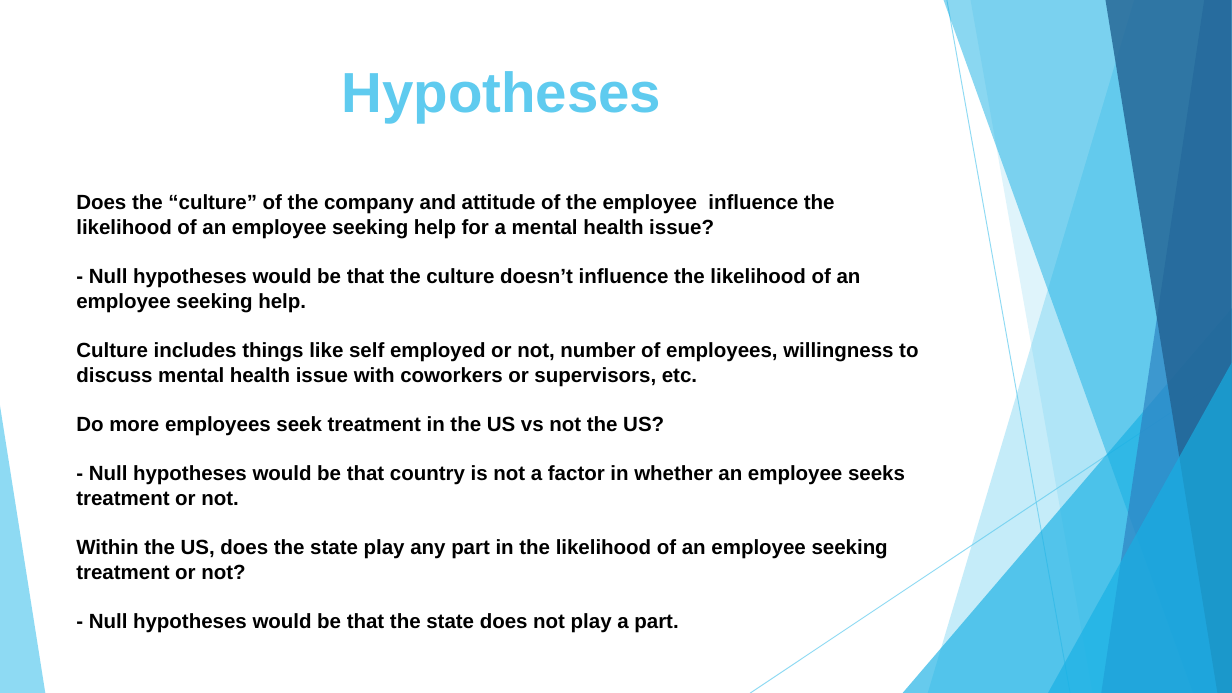
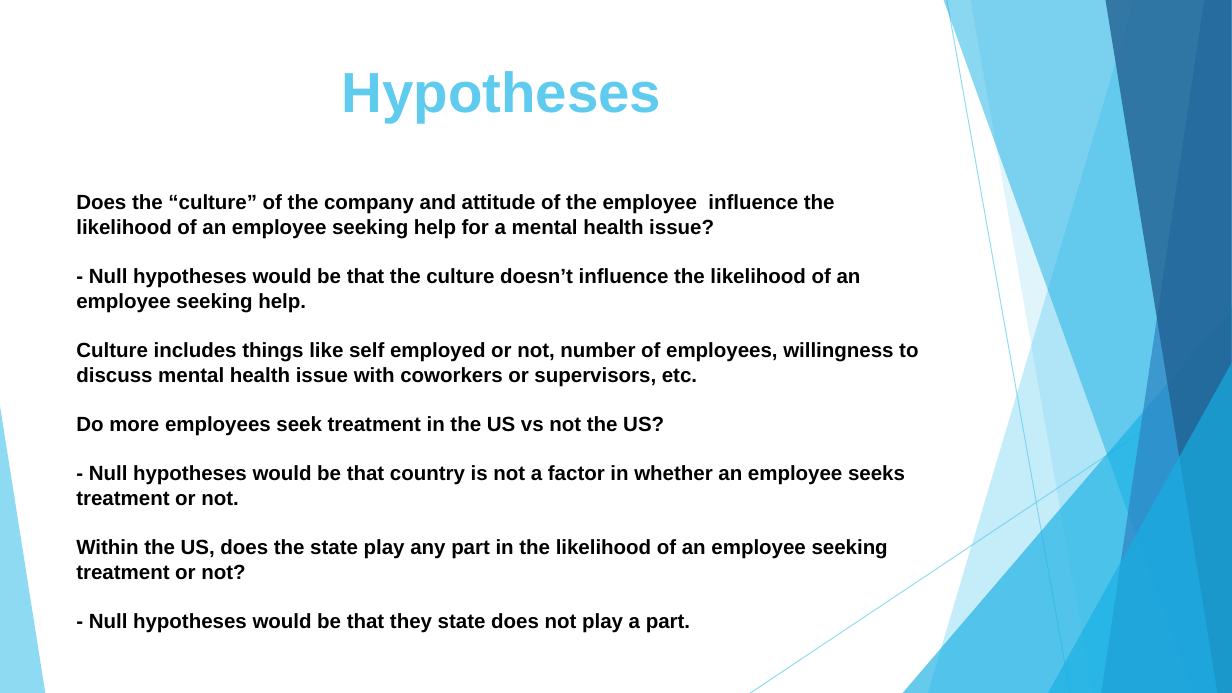
Before and after one commit to sqweets/Final-Project, a slide deck: slide 4 of MHinTech.pptx. Drawn at 1232x693 pixels with LibreOffice and Linux fonts; fonts in the diff are those of the drawing. Boxes give left, top, right and bottom in pixels: in the first picture for what was removed or moved away, otherwise in the second. Text is boxed around its words. In the diff, an @@ line names an element or a change of style, - is before the commit and + after.

```diff
--- a/MHinTech.pptx
+++ b/MHinTech.pptx
@@ text at bbox=[89, 613, 690, 633]: text changed @@
-- Null hypotheses would be that the state does not play a part.
+- Null hypotheses would be that they state does not play a part.
```
Also in this commit, not shown: 1 other slide changed, 2 slides added.
